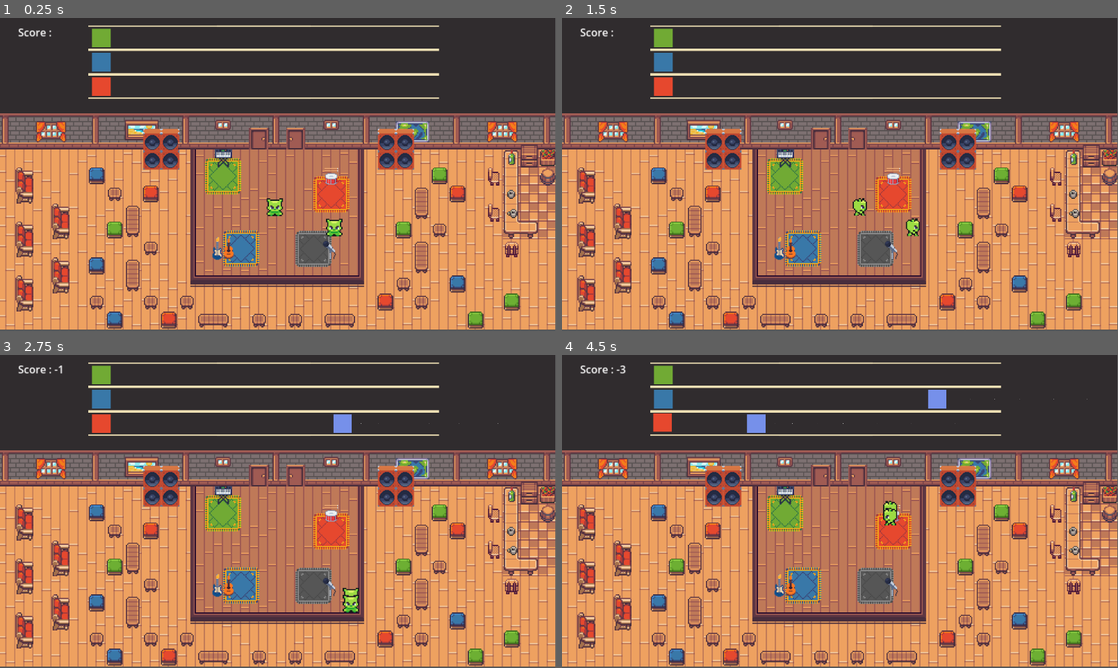
Above: before the commit, frames 1-4 (two rows, left to right).
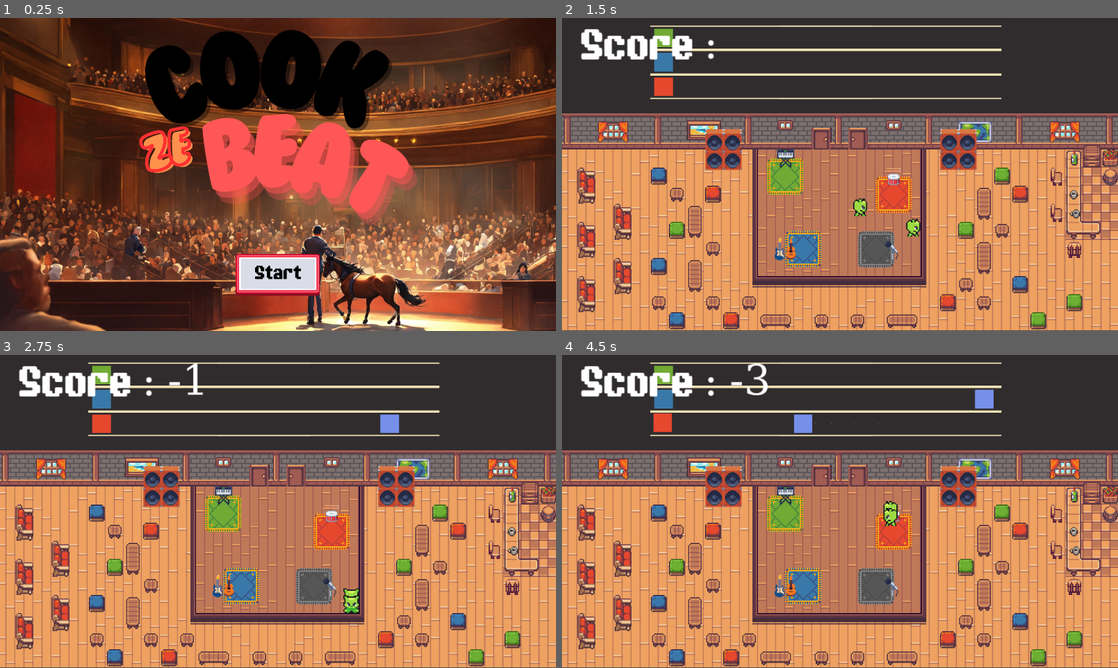
Above: after the commit, the same moments.

Repository: Zenika/gamejam-002-cook-ze-beat
Game: Godot game, scene res://scenes/menu/menu.tscn.tscn
Two runs of this game, one before a commit and one after it. Both use one fixed random seed, a clock stepped at 60 frames per second and the inputs below. Before the commit the project starts from res://scenes/game.tscn. Sound files missing from this copy of the repository are replaced by a short silence.
Inputs (mouse positions are in pixels of both pictures, inside the frame that each line leads up to):
- Up to frame 1 (0.25 s): no input
- Up to frame 2 (1.5 s): click (840, 271) at 0.5 s, where only the run after the commit has a clickable "Start"; tap Enter at 1.25 s; hold Right (move_right) from 1.28 s (still down); tap Space (action) at 1.35 s
- Up to frame 3 (2.75 s): release Right (move_right) at 2.03 s; hold Down (move_down) from 2.03 s (still down); tap Space (action) at 2.1 s
- Up to frame 4 (4.5 s): release Down (move_down) at 2.78 s; hold Right (move_right) 2.78-3.53 s; tap Shift (sprint) at 2.85 s; tap Space (action) at 3.05, 3.6, 4.35 s; hold Up (move_up) 3.53-4.28 s; hold Left (move_left) from 4.28 s (still down)
In our replay, the window is 799x449 before the commit and 800x450 after it. These sizes can differ from the game's own. Grey fills any space a smaller window leaves; there, only what the larger window draws over its background counts as a difference.

The runs differ from the first frame. In frame 1, 95% of the frame differs, in the area x 0-100%, y 0-100%; in frame 2, 13%; in frame 3, 14%; in frame 4, 14%.

Commit message:
Feat/menu (#7)
* 🧑‍🍳 Add menu

* 🔗 Attach menu and game

Diff:
--- a/project.godot
+++ b/project.godot
@@ -11,7 +11,7 @@
 [application]
 
 config/name="cook-ze-beat"
-run/main_scene="res://scenes/game.tscn"
+run/main_scene="res://scenes/menu/menu.tscn.tscn"
 config/features=PackedStringArray("4.2", "Forward Plus")
 config/icon="res://icon.svg"
 
@@ -19,6 +19,11 @@
 
 window/size/viewport_width=1920
 window/size/viewport_height=1080
+window/stretch/mode="viewport"
+
+[gui]
+
+theme/custom="res://resources/main_theme.tres"
 
 [input]
 
--- /dev/null
+++ b/resources/main_theme.tres
@@ -0,0 +1,41 @@
+[gd_resource type="Theme" load_steps=10 format=3 uid="uid://c2apoo0x38def"]
+
+[ext_resource type="FontFile" uid="uid://b420typ7ppplu" path="res://assets/fonts/GamepauseddemoRegular-RpmY6.otf" id="1_8fcsk"]
+[ext_resource type="Texture2D" uid="uid://bsdxvsxgvymyv" path="res://assets/menu/button_square_depth_border.png" id="2_6awmm"]
+
+[sub_resource type="StyleBoxEmpty" id="StyleBoxEmpty_hyagx"]
+
+[sub_resource type="StyleBoxEmpty" id="StyleBoxEmpty_nrmoj"]
+
+[sub_resource type="StyleBoxEmpty" id="StyleBoxEmpty_u655r"]
+
+[sub_resource type="StyleBoxEmpty" id="StyleBoxEmpty_xa1yy"]
+
+[sub_resource type="StyleBoxEmpty" id="StyleBoxEmpty_5v1br"]
+
+[sub_resource type="StyleBoxTexture" id="StyleBoxTexture_gm6lb"]
+texture = ExtResource("2_6awmm")
+texture_margin_left = 15.0
+texture_margin_top = 15.0
+texture_margin_right = 15.0
+texture_margin_bottom = 25.0
+
+[sub_resource type="StyleBoxEmpty" id="StyleBoxEmpty_63d8s"]
+
+[resource]
+Button/colors/font_color = Color(0, 0, 0, 1)
+Button/colors/font_hover_color = Color(1, 0.341176, 0.341176, 1)
+Button/font_sizes/font_size = 64
+Button/fonts/font = ExtResource("1_8fcsk")
+Button/styles/focus = SubResource("StyleBoxEmpty_hyagx")
+Button/styles/hover = SubResource("StyleBoxEmpty_nrmoj")
+Button/styles/normal = SubResource("StyleBoxEmpty_u655r")
+Button/styles/pressed = SubResource("StyleBoxEmpty_xa1yy")
+Label/font_sizes/font_size = 64
+Label/fonts/font = ExtResource("1_8fcsk")
+MainTitle/base_type = &"Label"
+MainTitle/font_sizes/font_size = 46
+MainTitle/styles/normal = SubResource("StyleBoxEmpty_5v1br")
+PanelContainer/styles/panel = SubResource("StyleBoxTexture_gm6lb")
+TitleContainer/base_type = &"PanelContainer"
+TitleContainer/styles/panel = SubResource("StyleBoxEmpty_63d8s")
--- /dev/null
+++ b/scenes/menu/Button.gd
@@ -0,0 +1,15 @@
+extends Button
+
+
+# Called when the node enters the scene tree for the first time.
+func _ready():
+	pass # Replace with function body.
+
+
+# Called every frame. 'delta' is the elapsed time since the previous frame.
+func _process(delta):
+	pass
+
+
+func _on_pressed():
+	get_tree().change_scene_to_file("res://scenes/game.tscn")
--- /dev/null
+++ b/scenes/menu/menu.tscn.tscn
@@ -0,0 +1,72 @@
+[gd_scene load_steps=4 format=3 uid="uid://bom3562arb634"]
+
+[ext_resource type="Texture2D" uid="uid://8ioaj5bthnax" path="res://assets/menu/orchestra.webp" id="1_jby7u"]
+[ext_resource type="Texture2D" uid="uid://ctr38hwavghyj" path="res://assets/menu/logo.png" id="2_meu30"]
+[ext_resource type="Script" path="res://scenes/menu/Button.gd" id="3_ofowt"]
+
+[node name="Menu" type="Node"]
+
+[node name="HUD" type="CanvasLayer" parent="."]
+follow_viewport_enabled = true
+
+[node name="background" type="TextureRect" parent="HUD"]
+anchors_preset = 8
+anchor_left = 0.5
+anchor_top = 0.5
+anchor_right = 0.5
+anchor_bottom = 0.5
+offset_left = -1472.0
+offset_top = -704.0
+offset_right = 1472.0
+offset_bottom = 704.0
+grow_horizontal = 2
+grow_vertical = 2
+texture = ExtResource("1_jby7u")
+
+[node name="VBoxContainer" type="VBoxContainer" parent="HUD"]
+anchors_preset = 15
+anchor_right = 1.0
+anchor_bottom = 1.0
+grow_horizontal = 2
+grow_vertical = 2
+
+[node name="TextureRect" type="TextureRect" parent="HUD/VBoxContainer"]
+layout_mode = 2
+size_flags_horizontal = 4
+size_flags_vertical = 4
+texture = ExtResource("2_meu30")
+stretch_mode = 4
+
+[node name="HBoxContainer" type="HBoxContainer" parent="HUD/VBoxContainer"]
+layout_mode = 2
+
+[node name="Spacer" type="Control" parent="HUD/VBoxContainer/HBoxContainer"]
+layout_mode = 2
+size_flags_horizontal = 3
+
+[node name="PanelContainer" type="PanelContainer" parent="HUD/VBoxContainer/HBoxContainer"]
+layout_mode = 2
+
+[node name="MarginContainer" type="MarginContainer" parent="HUD/VBoxContainer/HBoxContainer/PanelContainer"]
+layout_mode = 2
+theme_override_constants/margin_left = 50
+theme_override_constants/margin_top = 20
+theme_override_constants/margin_right = 50
+theme_override_constants/margin_bottom = 20
+
+[node name="Button" type="Button" parent="HUD/VBoxContainer/HBoxContainer/PanelContainer/MarginContainer"]
+layout_mode = 2
+action_mode = 0
+text = "Start"
+script = ExtResource("3_ofowt")
+
+[node name="Spacer2" type="Control" parent="HUD/VBoxContainer/HBoxContainer"]
+layout_mode = 2
+size_flags_horizontal = 3
+
+[node name="Spacer5" type="Control" parent="HUD/VBoxContainer"]
+layout_mode = 2
+size_flags_horizontal = 3
+size_flags_vertical = 3
+
+[connection signal="pressed" from="HUD/VBoxContainer/HBoxContainer/PanelContainer/MarginContainer/Button" to="HUD/VBoxContainer/HBoxContainer/PanelContainer/MarginContainer/Button" method="_on_pressed"]
Binary file added: assets/fonts/GamepauseddemoRegular-RpmY6.otf
Not shown, added: assets/fonts/GamepauseddemoRegular-RpmY6.otf.import
Binary file added: assets/menu/button_square_depth_border.png
Not shown, added: assets/menu/button_square_depth_border.png.import
Binary file added: assets/menu/logo.png
Not shown, added: assets/menu/logo.png.import
Binary file added: assets/menu/orchestra.webp
Not shown, added: assets/menu/orchestra.webp.import
Not shown: 1 places in scenes/game.tscn that only renumber resources
